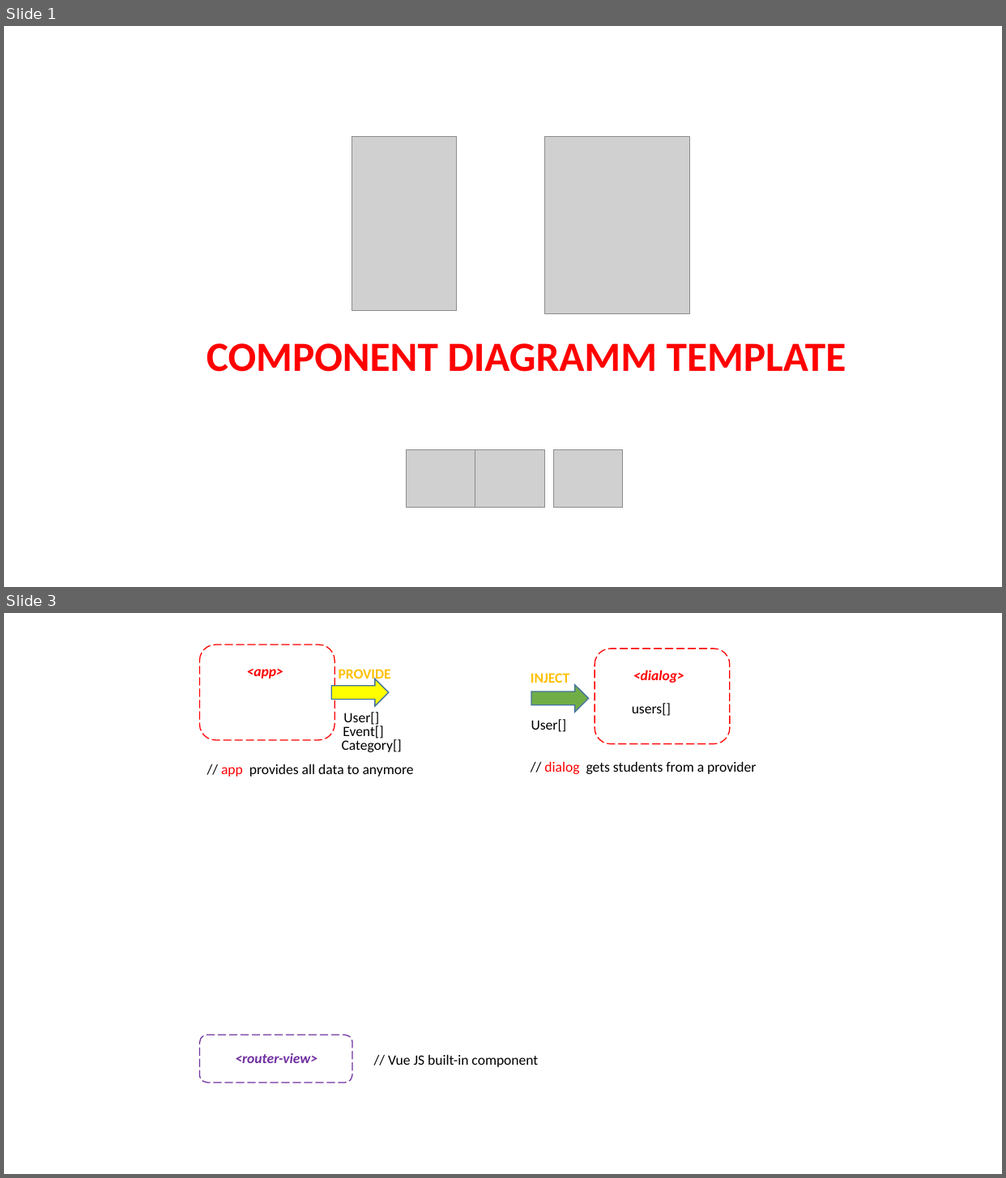
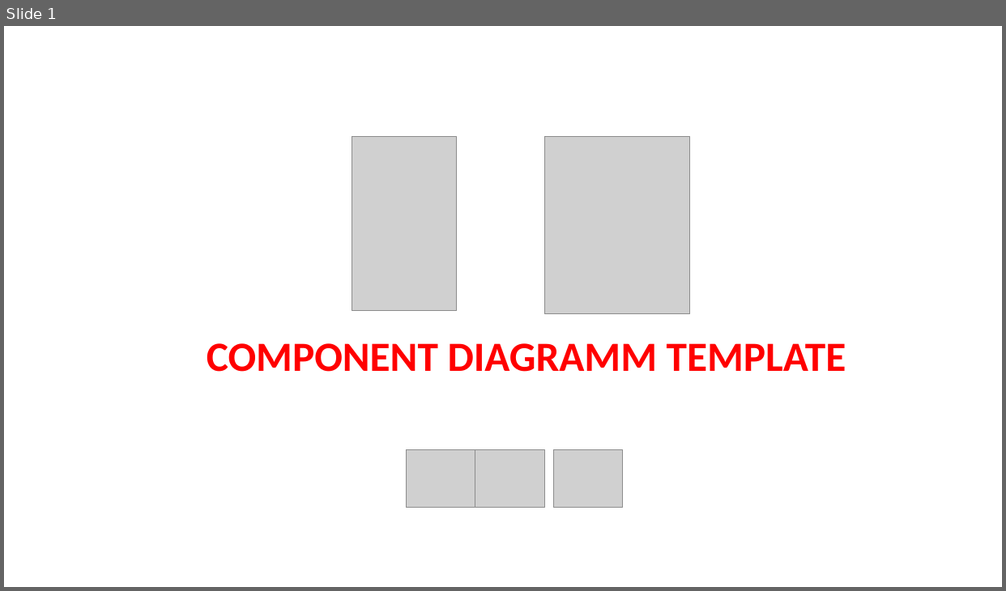
Before and after one commit to pnc-virtual-company/2021-G8-V2-PART1, a slide deck: docs/COMPONENT-DIAGRAM.pptx. Shown one above the other, each under a label of ours: slides 1 and 3 before the commit, slide 1 after it; the slides between them are not shown. The pictures are 1006x1178 and 1006x591 pixels, drawn with LibreOffice and Linux fonts; fonts in the diff are those of the drawing; grey boxes stand for pictures. Boxes give left, top, right and bottom in pixels: in the first picture for what was removed or moved away, otherwise in the second. Text is boxed around its words. In the diff, an @@ line names an element or a change of style, - is before the commit and + after.

Commit message:
finished update CD sign in and route

```diff
--- a/docs/COMPONENT-DIAGRAM.pptx
+++ b/docs/COMPONENT-DIAGRAM.pptx
@@ slide 3 removed at [4, 613, 1002, 1174], background #FFFFFF @@
@@ rounded rectangle removed at [199, 645, 334, 740] @@
@@ rounded rectangle removed at [594, 649, 730, 745] @@
@@ text removed at [247, 668, 283, 679] @@
-<app>
@@ right arrow removed at [332, 679, 389, 706] @@
@@ text removed at [339, 669, 391, 683] @@
-PROVIDE
@@ text removed at [530, 673, 569, 683] @@
-INJECT
@@ right arrow removed at [532, 685, 589, 712] @@
@@ text removed at [633, 670, 684, 683] @@
-<dialog>
@@ text removed at [632, 703, 671, 716] @@
-users[]
@@ text removed at [343, 724, 383, 739] @@
-Event[]
@@ text removed at [343, 712, 379, 725] @@
-User[]
@@ text removed at [531, 719, 567, 732] @@
-User[]
@@ text removed at [342, 739, 402, 752] @@
-Category[]
@@ text removed at [221, 764, 414, 777] @@
-// app provides all data to anymore
@@ text removed at [544, 761, 756, 774] @@
-// dialog gets students from a provider
@@ rounded rectangle removed at [199, 1035, 352, 1083] @@
@@ text removed at [235, 1053, 317, 1063] @@
-<router-view>
@@ text removed at [388, 1054, 538, 1067] @@
-// Vue JS built-in component
```
Also in this commit, not shown: 1 slide added, 1 other slide removed, 1 other file.
